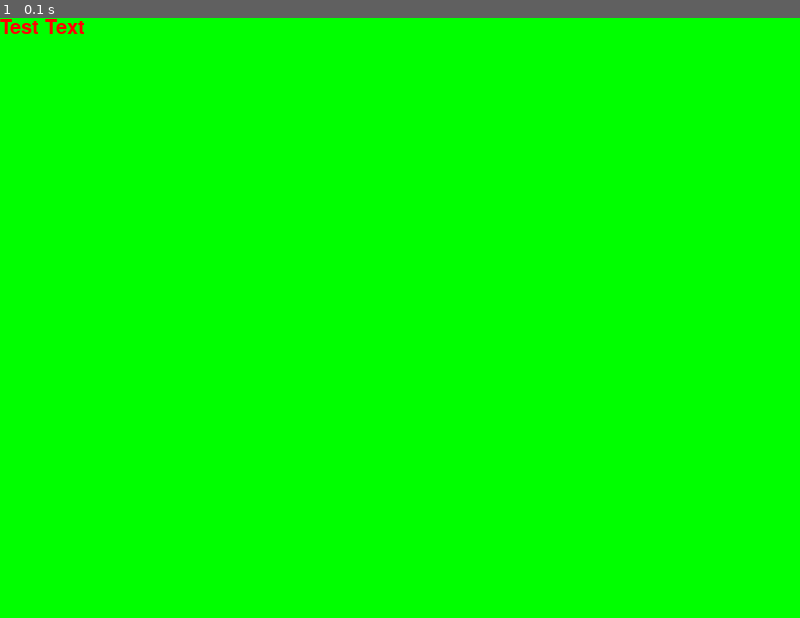
Above: before the commit, frame 1.
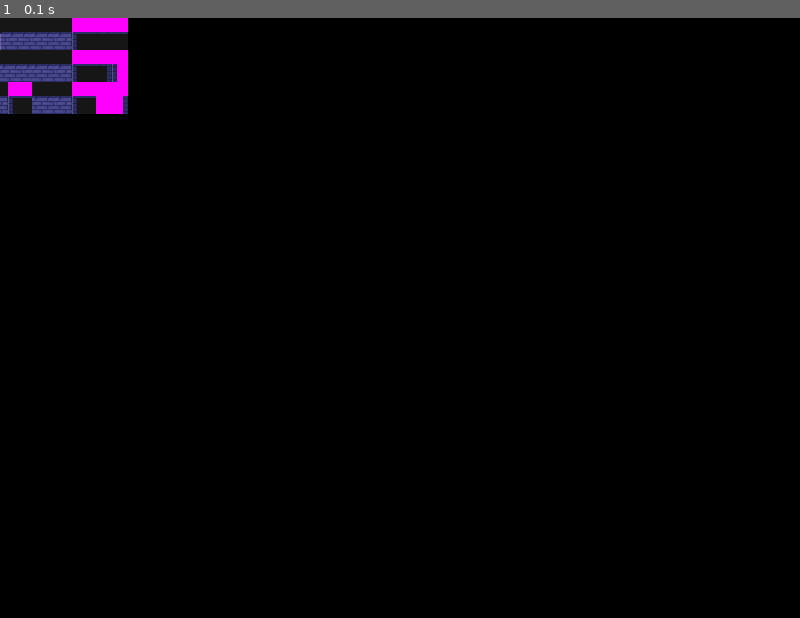
Above: after the commit, the same moment.

Repository: rongcuid/Pygame-RPG-Engine
Game: pygame game, started from Game.py
Two runs of this game, one before a commit and one after it. Both use one fixed random seed, a clock stepped at 60 frames per second and the inputs below.
Inputs:
- Up to frame 1 (0.1 s): no input

The runs differ from the first frame. In frame 1, 100% of the frame differs, in the area x 0-100%, y 0-100%.

Commit message:
First success test of tile rendering

Diff:
--- a/GameConstants.py
+++ b/GameConstants.py
@@ -15,7 +15,7 @@
 DIRECTION_LEFT = 2
 DIRECTION_RIGHT = 3
 
-TILESIZE = 16 # Width and Height of tile
+TILESIZE = 32 # Width and Height of tile
 # TODO: Read from json map file
 TILESET_TILESIZE = 32 # Width/Height if a tile in tileset
 TILESET_SPACING = 0 # Spacing between tiles
--- a/Map.py
+++ b/Map.py
@@ -28,7 +28,7 @@
         self.LoadTileList('data/test1_tileset.png')
 
         self.tileMap = [] # Stores Row list
-        self.Build([1,2,3,2,2,2,3,3,3],3) # Test map
+        self.Build([1,2,3,2,2,2,3,3,3,4,5,6],3) # Test map
         evManager.Post(Events.MapBuiltEvent(self.tileMap))
     #-----------------------
     def Build(self,tileMap,columns):
@@ -42,10 +42,9 @@
             row = []
             self.tileMap.append(row)
             for tile_column in range (0,columns):
-                # tile_row * columns + tile_column is the
-                # position in tileList
                 self.tileMap[tile_row].append(
-                        self.tileList[tile_row * columns + tile_column])
+                        self.tileList[
+                            tileMap[tile_row * columns + tile_column] - 1])
         Debug("Tile map initialized")
     #-----------------------
     def CanMove(self, tileX, tileY, direction):
--- a/Views.py
+++ b/Views.py
@@ -44,7 +44,39 @@
         self.window.blit(self.background,(0,0))
         pygame.display.flip()
 
+        self.overlays = pygame.sprite.RenderUpdates()
+    #-------------------------------
+    def ShowMap(self, gameMap):
+        # Clear screen
+        self.background.fill((0,0,0))
+        self.window.blit( self.background,(0,0))
+        pygame.display.flip()
+
+        # Draw objects
+        for tile_y in range(0,len(gameMap)):
+            for tile_x in range(0,len(gameMap[0])):
+                tile = gameMap[tile_y][tile_x]
+                overlay = pygame.sprite.Sprite(self.overlays)
+                overlay.image = tile
+                # NOTE: gameMap is in form [tile_row][tile_column],
+                # so tile_y goes first
+                overlay.rect = tile.get_rect().move(
+                        tile_y * GameConstants.TILESIZE,
+                        tile_x * GameConstants.TILESIZE)
+        # Test code
+        #overlay = pygame.sprite.Sprite(self.overlays)
+        #testTile = gameMap[2][1]
+        #overlay.image = testTile
+        #overlay.rect = testTile.get_rect().move(16,16)
+        # -----------
+        self.window.blit(self.background,(0,0))
+        self.overlays.draw(self.window)
+        pygame.display.flip()
+
     #-------------------------------
     def Notify(self,event):
         if isinstance( event, Events.TickEvent ):
             pygame.display.update()
+        elif isinstance( event, Events.MapBuiltEvent):
+            gameMap = event.map
+            self.ShowMap(gameMap)
